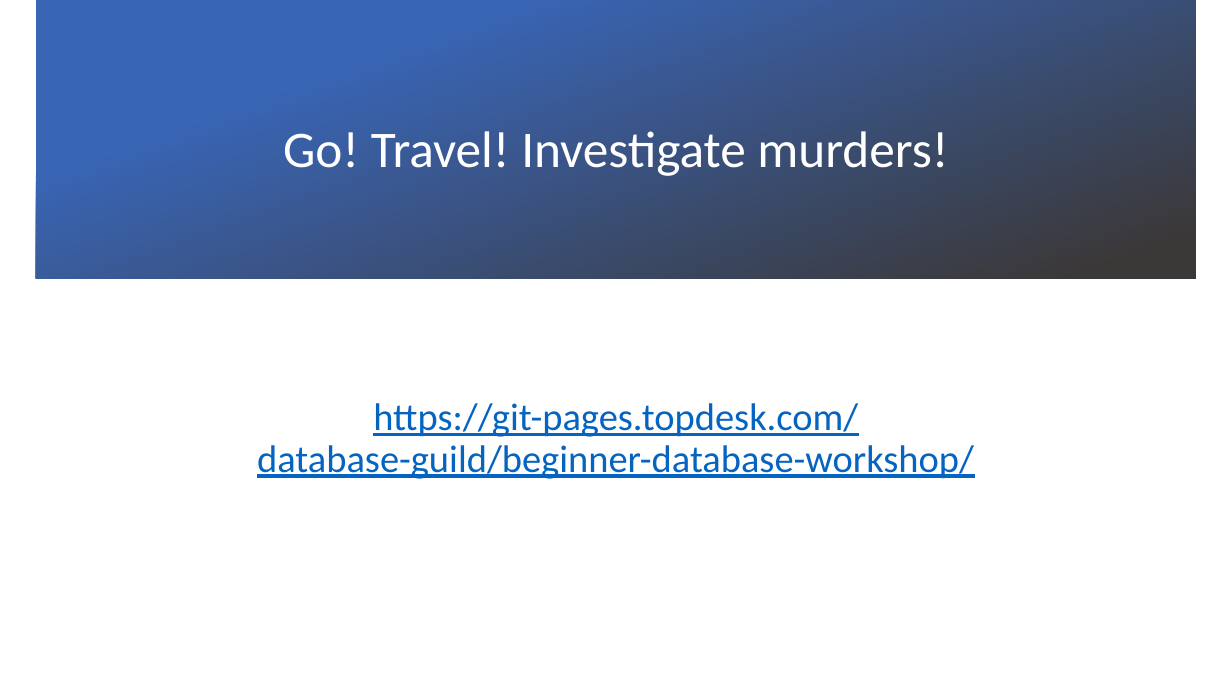
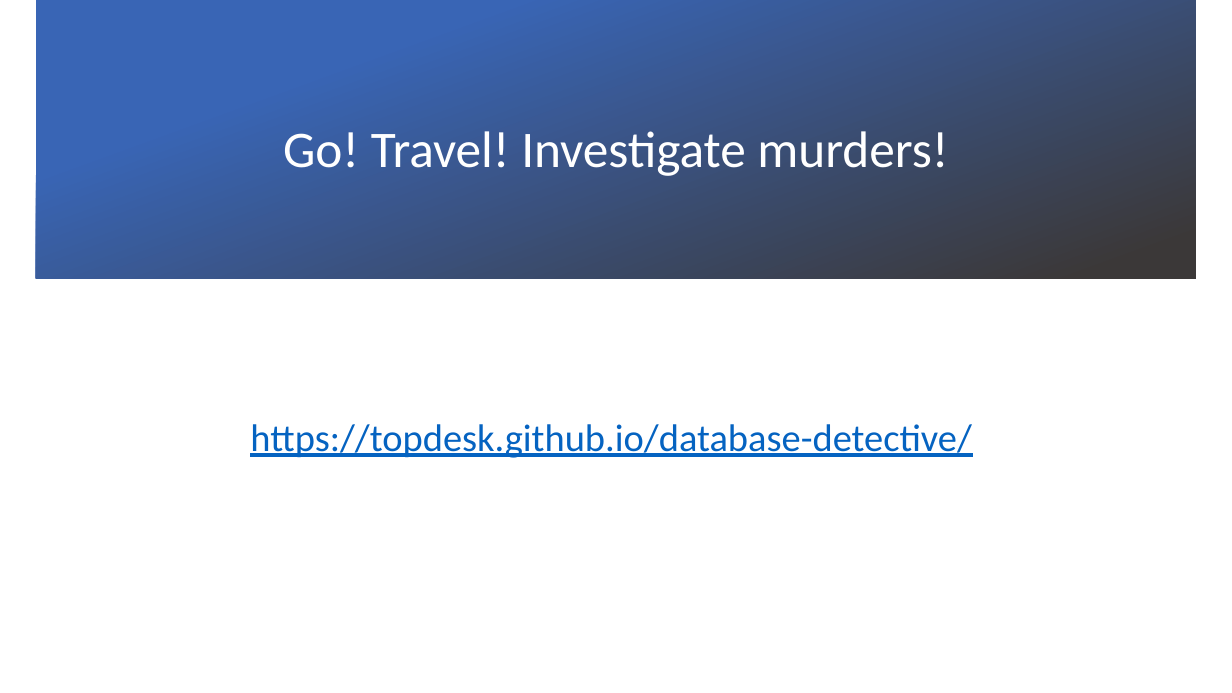
Before and after one commit to TOPdesk/database-detective, a slide deck: slide 8 of material/intro-street/presentation-beginner.pptx. Drawn at 1232x693 pixels with LibreOffice and Linux fonts; fonts in the diff are those of the drawing; background and template pictures are left out. Boxes give left, top, right and bottom in pixels: in the first picture for what was removed or moved away, otherwise in the second. Text is boxed around its words. In the diff, an @@ line names an element or a change of style, - is before the commit and + after.

Commit message:
Update URL in presentation

```diff
--- a/material/intro-street/presentation-beginner.pptx
+++ b/material/intro-street/presentation-beginner.pptx
@@ text at [250,424,971,458]: text changed @@
-https://git-pages.topdesk.com/
-database-guild/beginner-database-workshop/
+https://topdesk.github.io/database-detective/
```
